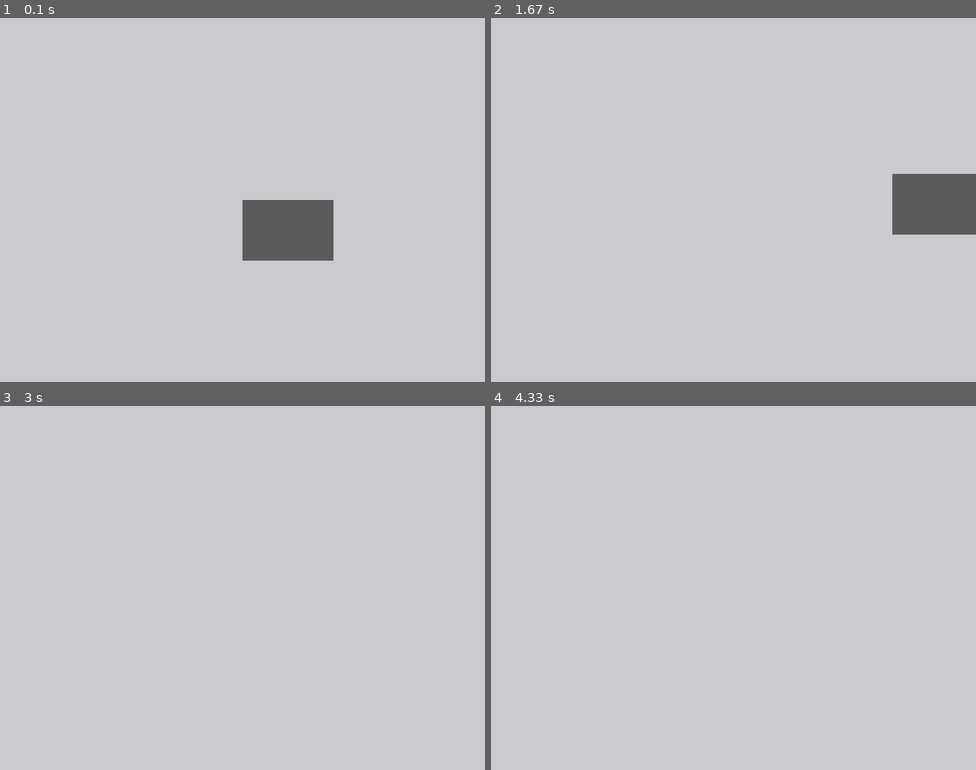
Above: before the commit, frames 1-4 (two rows, left to right).
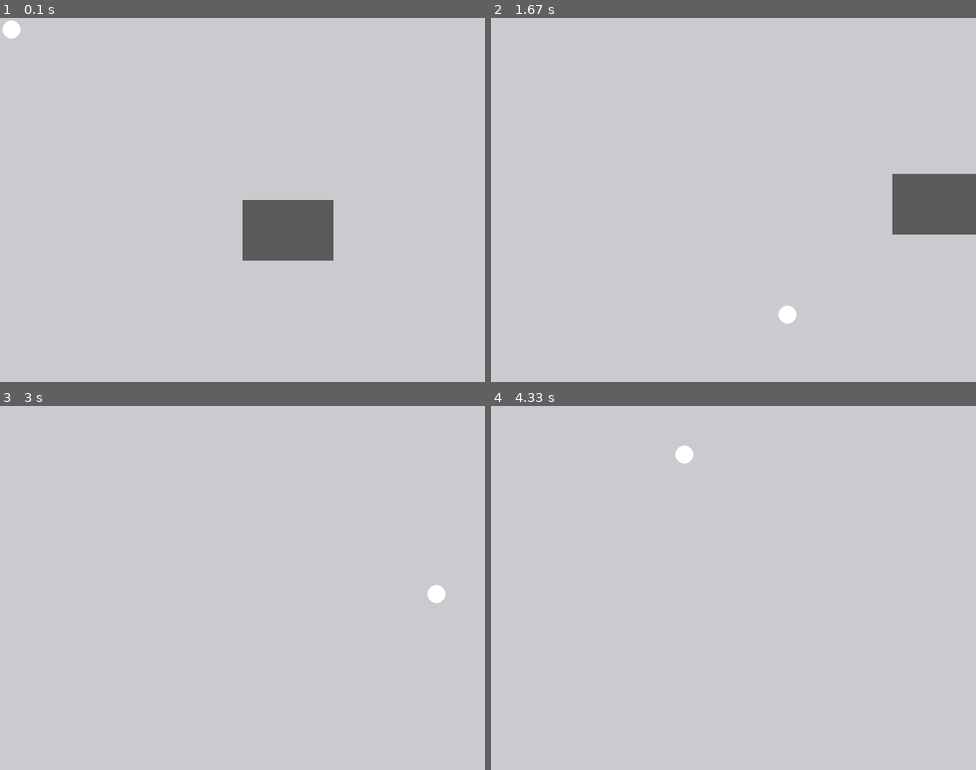
Above: after the commit, the same moments.

Repository: GamerDevIND/pygame_test_1
Game: pygame game, started from main.py
Same seed, same stepped clock (60 frames per second), same inputs: the game is played once before the commit and once after it.
Inputs (mouse positions are in pixels of both pictures, inside the frame that each line leads up to):
- Up to frame 1 (0.1 s): no input
- Up to frame 2 (1.67 s): press the mouse at (714, 214) at 0.37 s; move the mouse to (801, 203) at 0.47 s; release the mouse at (888, 189) at 0.6 s; hold D 0.67-1.13 s; tap Z at 0.73, 1.03, 1.23, 1.53 s; hold D 1.17-1.63 s
- Up to frame 3 (3 s): hold S 1.67-1.97 s; tap Z at 1.73, 2.07, 2.37 s; hold D 2-2.63 s
- Up to frame 4 (4.33 s): no input

The runs differ from the first frame. In frame 1, 0.1% of the frame differs, in the area x 0-5%, y 0-6%; in frame 2, 0.1%; in frame 3, 0.1%; in frame 4, 0.1%.

Commit message:
added moving circle + click on rect

Diff:
--- a/main.py
+++ b/main.py
@@ -1,3 +1,5 @@
+import random
+
 import pygame
 
 pygame.init()
@@ -7,11 +9,17 @@
 running = True
 
 """
-player
+PLAYER
 """
 player_pos = pygame.Vector2(screen.get_width() / 2 , screen.get_height() / 2)
 direction = pygame.Vector2(0,0)
 speed = 300
+
+"""
+MOVING CIRCLE
+"""
+circle_position = pygame.Vector2() # init circle at (0,0)
+circle_movement = pygame.Vector2(1,1) # init circle movement at (1,1)
 
 # Main loop
 while running:
@@ -23,9 +31,24 @@
     screen.fill((201,203,206)) # put some color in the background (grey)
 
     # draw rect
-    pygame.draw.rect(screen, (90, 90, 90, 255), pygame.Rect(player_pos.x, player_pos.y, 150, 100))
+    rect = pygame.draw.rect(screen, (90, 90, 90, 255), pygame.Rect(player_pos.x, player_pos.y, 150, 100))
+
+    if pygame.mouse.get_pressed()[0]:
+        rect = pygame.draw.rect(screen, (10, 10, 10, 255), pygame.Rect(player_pos.x, player_pos.y, 150, 100))
+
+    pygame.draw.circle(screen, (255,255,255), circle_position, 15)
+
+    circle_position.x += circle_movement.x * speed * dt
+    circle_position.y += circle_movement.y * speed * dt
+
+    if circle_position.x > screen.get_width() or circle_position.x < 0:
+        circle_movement.x *= -1
+    if circle_position.y > screen.get_height() or circle_position.y < 0:
+        circle_movement.y *= -1
 
     keys = pygame.key.get_pressed()
+    if keys[pygame.K_ESCAPE]:
+        running = False
 
     # set direction to a new vector2, it should be equal to (0,0)
     direction = pygame.Vector2()
